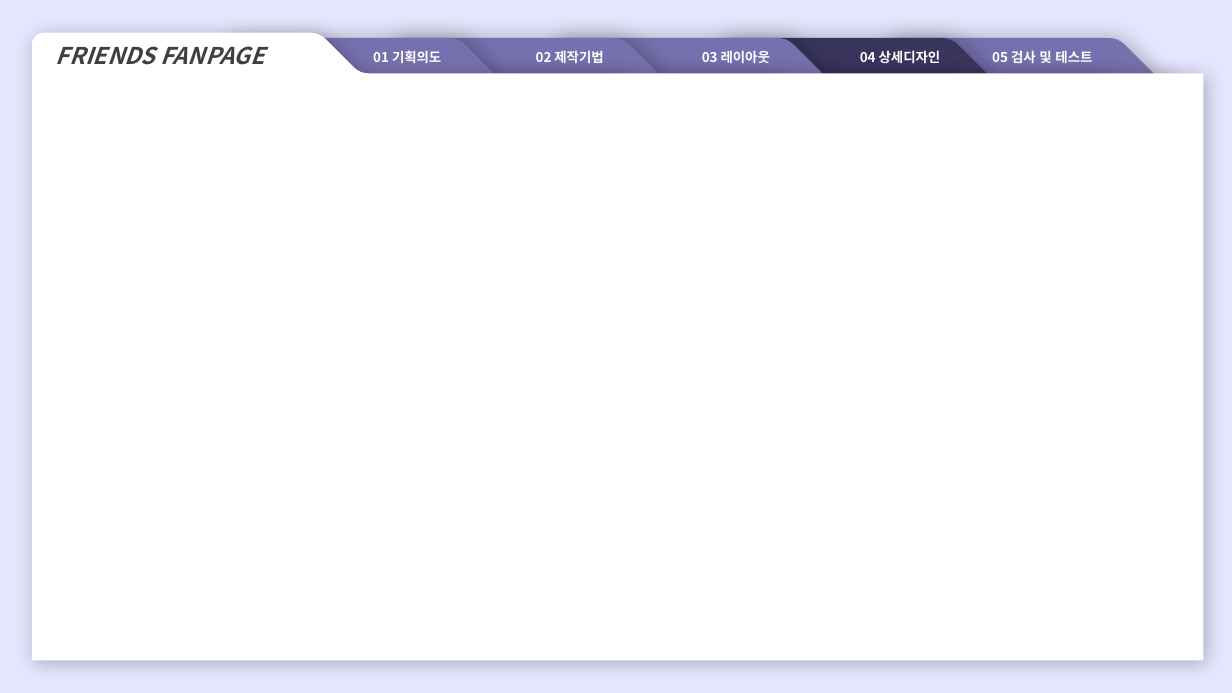
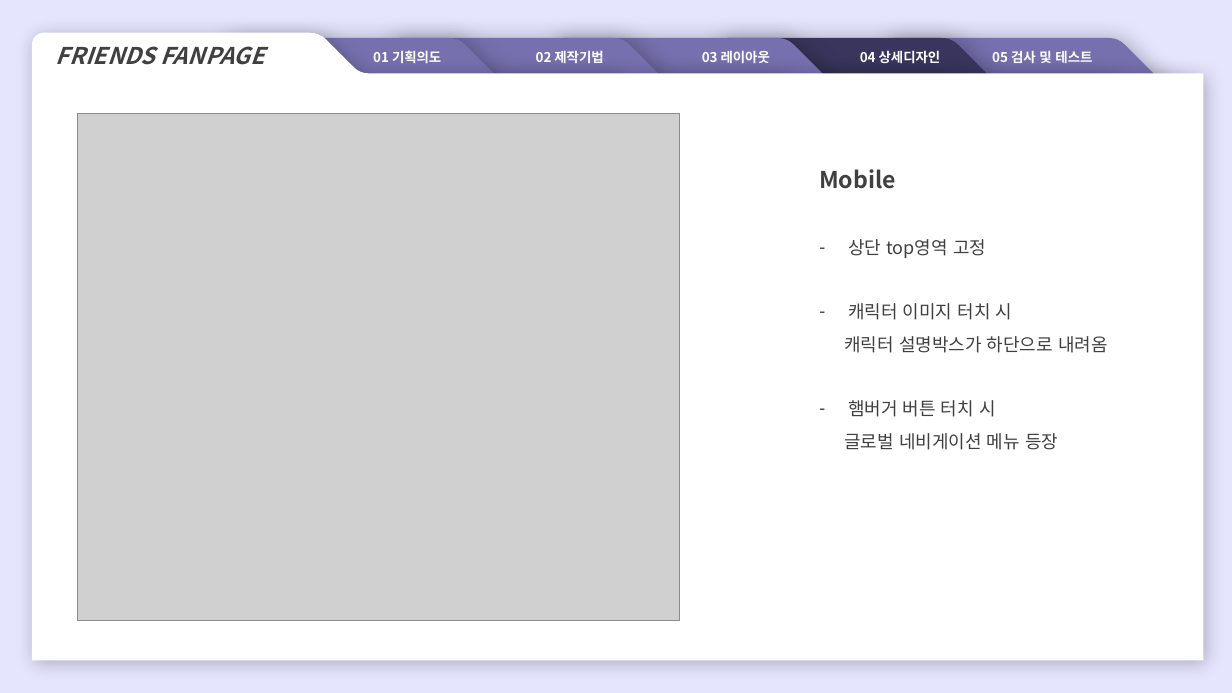
Before and after one commit to toreetutu/toree_PJ, a slide deck: slide 10 of 도깨비응용PJ_FRIENDS_v3/선우현_FRIENDS.pptx (slide 6 before the commit). Drawn at 1232x693 pixels with LibreOffice and Linux fonts; fonts in the diff are those of the drawing; grey boxes stand for pictures. Boxes give left, top, right and bottom in pixels: in the first picture for what was removed or moved away, otherwise in the second. Text is boxed around its words. In the diff, an @@ line names an element or a change of style, - is before the commit and + after.

```diff
--- a/도깨비응용PJ_FRIENDS_v3/선우현_FRIENDS.pptx
+++ b/도깨비응용PJ_FRIENDS_v3/선우현_FRIENDS.pptx
@@ picture added at (x1=78, y1=114, x2=680, y2=621) @@
@@ text added at (x1=819, y1=169, x2=1108, y2=450), 14 pt, text #404040 @@
+Mobile
+– 상단 top영역 고정
+– 캐릭터 이미지 터치 시
+캐릭터 설명박스가 하단으로 내려옴
+– 햄버거 버튼 터치 시
+글로벌 네비게이션 메뉴 등장
```
Also in this commit, not shown: 5 other slides changed, 4 slides added, 20 other files.
